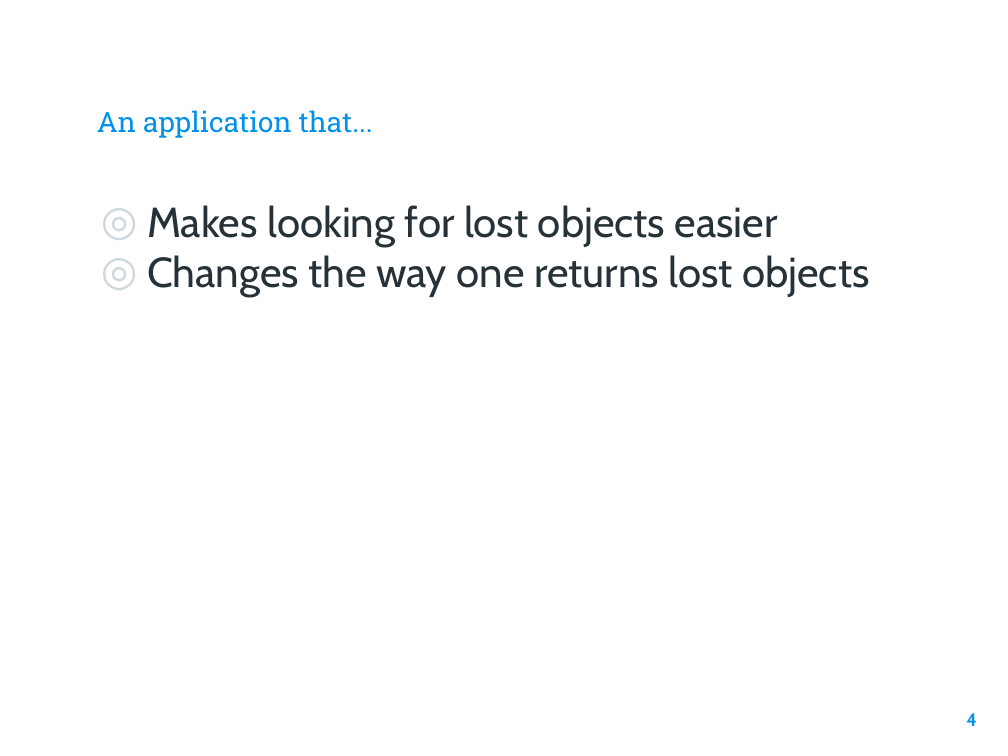
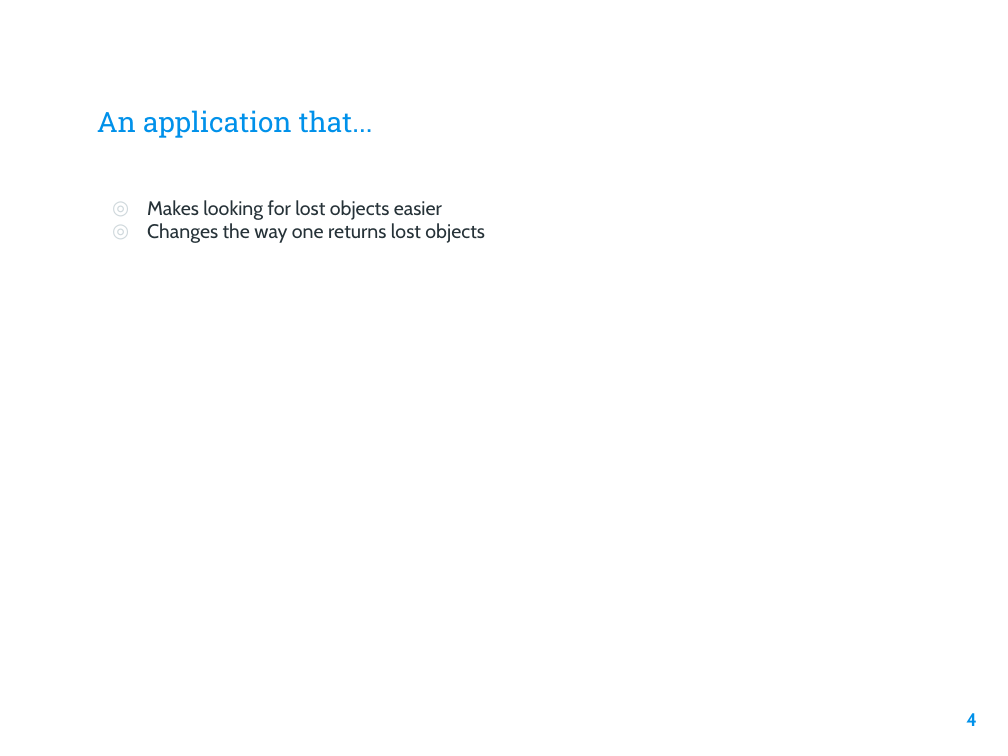
Before and after one commit to hkeopras/Lost-Found, a slide deck: slide 4 of Phase 1/Slides.pptx. Drawn at 1008x756 pixels with LibreOffice and Linux fonts; fonts in the diff are those of the drawing; background and template pictures are left out. Boxes give left, top, right and bottom in pixels: in the first picture for what was removed or moved away, otherwise in the second. Text is boxed around its words. In the diff, an @@ line names an element or a change of style, - is before the commit and + after.

```diff
--- a/Phase 1/Slides.pptx
+++ b/Phase 1/Slides.pptx
@@ text "Makes looking for lost objects ..." at (147,200,485,243): size 30 to 14 pt; indent changed @@
```
Also in this commit, not shown: 3 other slides changed, 2 slides added, 1 slide removed.
